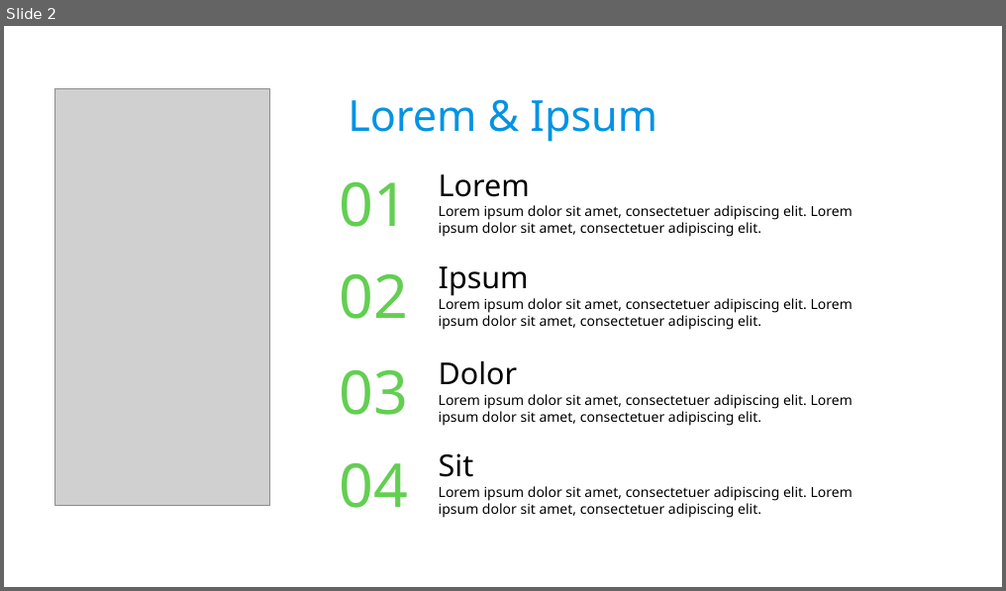
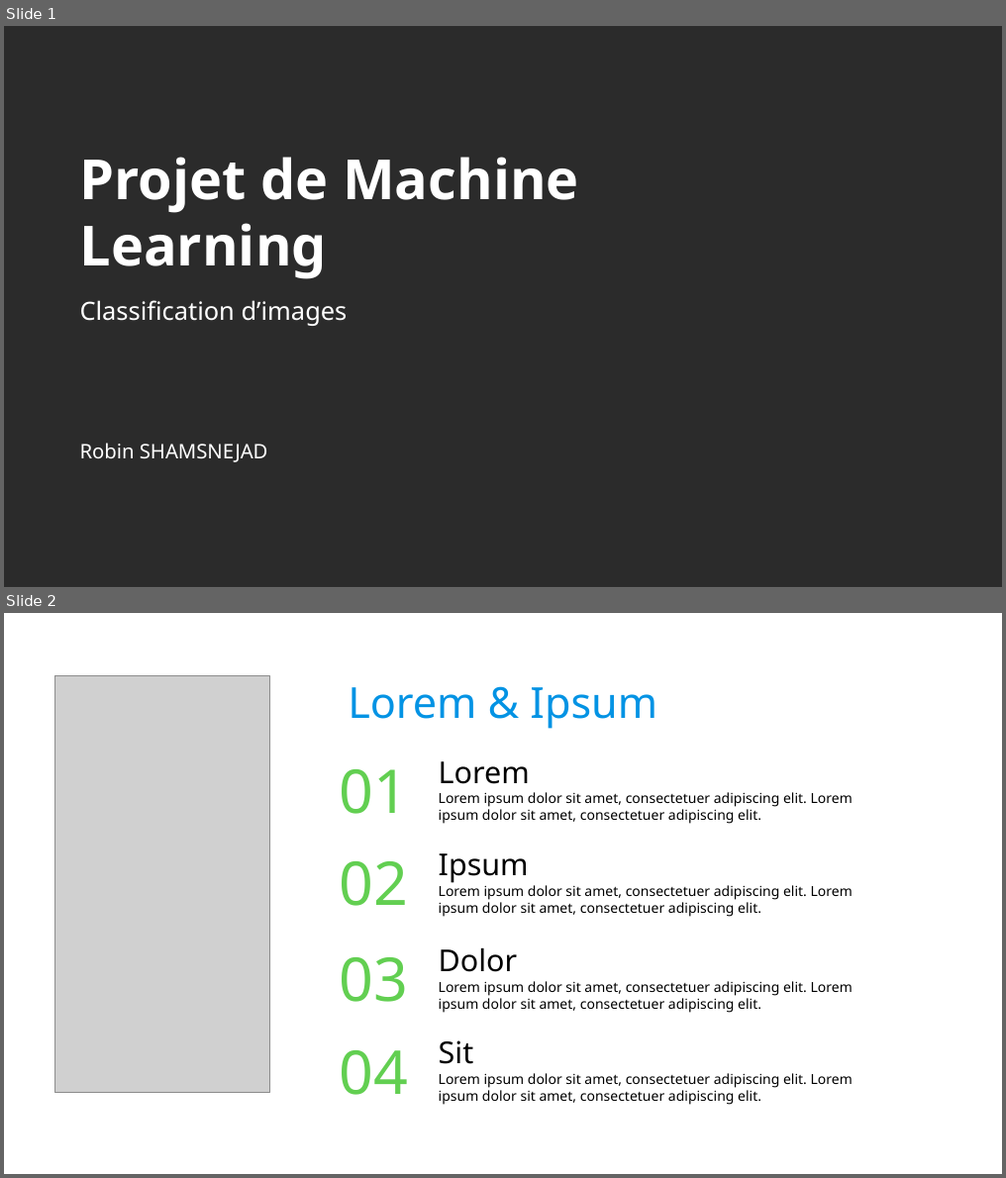
Before and after one commit to Polytech-E2I/data-processing, a slide deck: Projet3/report/report.odp. Shown one above the other, each under a label of ours: slide 2 before the commit, slides 1 and 2 after it. The pictures are 1006x591 and 1006x1178 pixels, drawn with LibreOffice and Linux fonts; fonts in the diff are those of the drawing; grey boxes stand for pictures; background and template pictures are left out; a plain dark background stands for a picture behind light text. Boxes give left, top, right and bottom in pixels: in the first picture for what was removed or moved away, otherwise in the second. Text is boxed around its words. In the diff, an @@ line names an element or a change of style, - is before the commit and + after.

```diff
--- a/Projet3/report/report.odp
+++ b/Projet3/report/report.odp
@@ slide 1 added at <box>4,26,1002,587</box>, background picture (left out) @@
@@ text added at <box>80,157,579,326</box>, 44 pt, text #FFFFFF, bold @@
+Projet de Machine Learning
+Classification d’images
@@ text added at <box>80,443,268,463</box>, 16 pt, text #FFFFFF @@
+Robin SHAMSNEJAD
```
Also in this commit, not shown: 1 slide changed, 11 other slides added, 9 slides removed, 2 other files.
